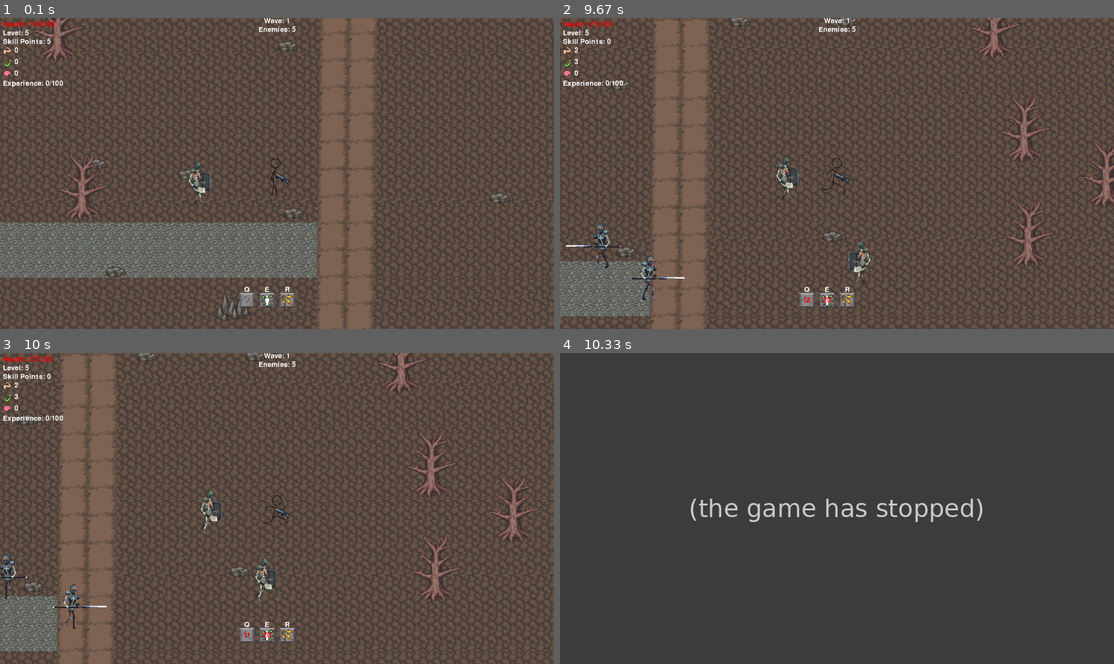
Above: before the commit, frames 1-4 (two rows, left to right).
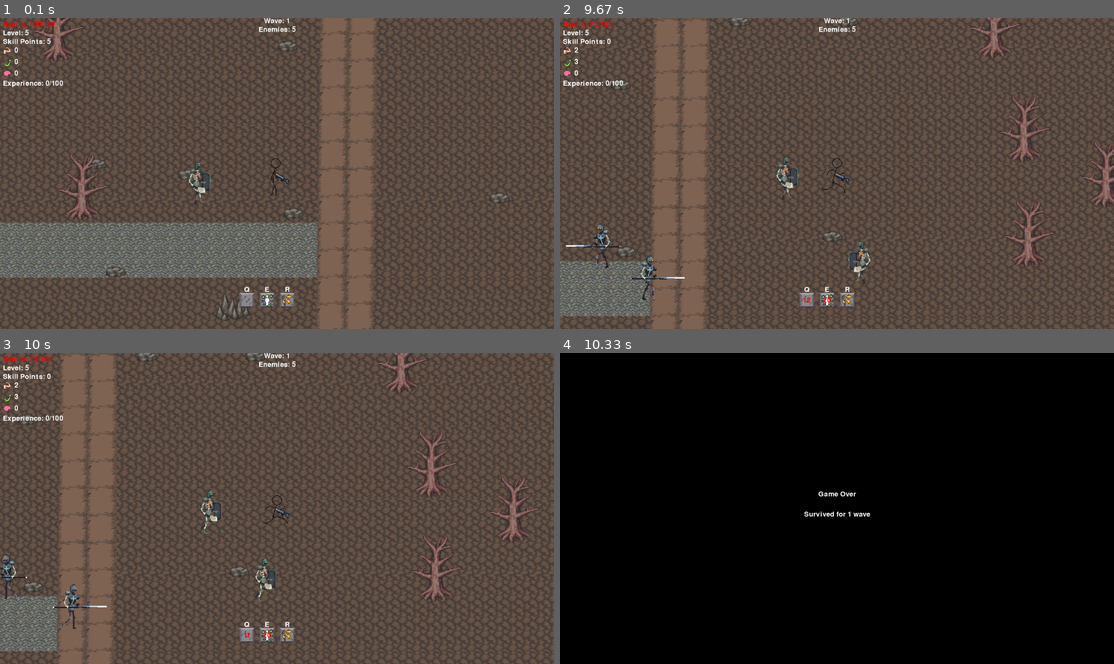
Above: after the commit, the same moments.

Repository: Flugerops/Down-to-the-roots-pygame
Game: pygame game, started from game.py
The game is run twice, just before and just after one commit, with the same random seed, the same clock (stepped at 60 frames per second) and the same inputs.
Inputs (mouse positions are in pixels of both pictures, inside the frame that each line leads up to):
- Up to frame 1 (0.1 s): no input
- Up to frame 2 (9.67 s): hold E 0.33-0.8 s; hold D 0.33-0.8 s; move the mouse to (814, 189) at 0.37 s; hold Q 0.83-1.3 s; hold D 0.83-1.3 s; move the mouse to (1014, 164) at 0.87 s; tap 2 at 0.98, 2.32, 3.72, 4.88, 6.45, 7.78, 9.12 s; click "Level: 5" at 1.38 s; hold D 1.67-2.13 s; move the mouse to (665, 126) at 1.7 s; tap 1 at 1.82, 3.15, 4.48, 5.95, 7.28, 8.68 s; hold W 2.17-2.47 s; move the mouse to (920, 64) at 2.2 s; hold D 2.5-2.97 s; move the mouse to (903, 201) at 2.53 s; tap 3 at 2.65, 4.05, 5.55, 6.95, 8.35, 9.52 s; hold A 3-3.53 s; move the mouse to (848, 67) at 3.03 s; hold S 3.57-3.87 s; move the mouse to (637, 164) at 3.6 s; hold A 3.9-4.3 s; move the mouse to (842, 207) at 3.93 s; hold W 4.33-4.7 s; move the mouse to (820, 120) at 4.37 s; hold D 4.73-5.37 s; move the mouse to (981, 223) at 4.77 s; hold S 5.4-5.77 s; move the mouse to (748, 70) at 5.43 s; hold A 5.8-6.27 s; move the mouse to (981, 145) at 5.83 s; hold D 6.3-6.77 s; move the mouse to (626, 105) at 6.33 s; hold W 6.8-7.1 s; move the mouse to (1036, 148) at 6.83 s; hold D 7.13-7.6 s; move the mouse to (953, 117) at 7.17 s; hold A 7.63-8.17 s; move the mouse to (1030, 235) at 7.67 s; hold S 8.2-8.5 s; move the mouse to (670, 67) at 8.23 s; hold A 8.53-8.93 s; move the mouse to (859, 161) at 8.57 s; hold W 8.97-9.33 s; move the mouse to (681, 207) at 9 s; hold D from 9.37 s (still down); move the mouse to (715, 117) at 9.4 s
- Up to frame 3 (10 s): keep holding D
- Up to frame 4 (10.33 s): release D at 10 s; hold S from 10.03 s (still down); move the mouse to (753, 598) at 10.07 s; tap 1 at 10.18 s

Frames 1-3 are identical in both runs. In frame 4, 100% of the frame differs, in the area x 0-100%, y 0-100%.
Before the commit the program exited at 10.18 s; later frames show no game.

Commit message:
sound update one step before the end

Diff:
--- a/entities/bullet.py
+++ b/entities/bullet.py
@@ -1,5 +1,5 @@
 from math import sin, cos, pi, atan2, degrees
-from pygame import sprite, image, Vector2, transform, key, K_w, K_s, K_d, K_a, Rect, mouse, time
+from pygame import sprite, image, Vector2, transform, key, K_w, K_s, K_d, K_a, Rect, mouse, time, mixer
 from layer import enemy_group, obstacles
 
 
--- a/entities/enemy.py
+++ b/entities/enemy.py
@@ -1,4 +1,4 @@
-from pygame import sprite, image, Vector2, transform
+from pygame import sprite, image, Vector2, transform, mixer
 from layer import all_sprites_group, enemy_group, Spritesheet, obstacles
 
 
@@ -6,7 +6,7 @@
     def __init__(self, pos, size: float, speed: float, w: int, h: int, sheet, delay, health, damage, player, exp, on_death=None) -> None:
         super().__init__(all_sprites_group, enemy_group)
         self.enemy_sprite = Spritesheet(sheet, 1, delay)
-        self.image = self.enemy_sprite.get_image(1, w, h, size, (0,0,0))
+        self.image = self.enemy_sprite.get_image(1, w, h, size, (0, 0, 0))
         self.rect = self.image.get_rect(center=pos)
         self.w = w
         self.h = h
@@ -22,8 +22,6 @@
         self.speed = speed
         self.on_death = on_death
         self.position = Vector2(pos)
-
-
 
     def chase_player(self, player):
         player_vector = Vector2(player.rect.center)
@@ -48,7 +46,6 @@
             self.position += self.velocity * 10
             self.rect.centerx = self.position.x
             self.rect.centery = self.position.y
-
 
         self.position += self.velocity
         self.rect.centerx = self.position.x
@@ -78,10 +75,10 @@
         elif self.velocity.x > 0 and self.flipped:
             self.flipped = False
 
-        self.image = self.enemy_sprite.play_animation(self.w, self.h, self.size, (0, 0, 0))
+        self.image = self.enemy_sprite.play_animation(
+            self.w, self.h, self.size, (0, 0, 0))
         if self.flipped:
             self.image = transform.flip(self.image, True, False)
             self.image.set_colorkey((0, 0, 0))
 
-
         self.chase_player(self.player)
--- a/entities/lightning.py
+++ b/entities/lightning.py
@@ -5,11 +5,11 @@
 class Lightning(sprite.Sprite):
     def __init__(self, mouse_x, mouse_y, intelligence) -> None:
         super().__init__()
-        self.sprite = Spritesheet(image.load("assets/effects/lightning_strike.png").convert_alpha(), 1, 30)
+        self.sprite = Spritesheet(image.load("assets/effects/lightning_strike.png").convert_alpha(), 1, 50)
         self.image = self.sprite.get_image(1, 104, 102, 5, (0, 0, 0))
         self.rect = self.image.get_rect(center=(mouse_x, mouse_y))
-        self.damage = intelligence * 10 + 20
-        self.lifetime = 15
+        self.damage = intelligence * 10 + 50
+        self.lifetime = 30
         self.hit_enemies = []
 
     def update(self):
--- a/entities/player.py
+++ b/entities/player.py
@@ -1,6 +1,6 @@
 from math import sqrt, degrees, atan2, pi
 from random import randint
-from pygame import sprite, image, Vector2, transform, key, K_w, K_s, K_d, K_a, K_1, K_2, K_3, K_q, K_r, K_e, Rect, mouse, mask, KEYUP, draw
+from pygame import sprite, image, Vector2, transform, key, K_w, K_s, K_d, K_a, K_1, K_2, K_3, K_q, K_r, K_e, Rect, mouse, mask, KEYUP, draw, mixer
 from settings import WIDTH, HEIGHT
 from layer import Spritesheet, bullet_group, all_sprites_group, obstacles, lightning_group
 from .bullet import Bullet
@@ -44,6 +44,9 @@
         self.points_cooldown = 0
         self.damage_cooldown = 0
         self.dead = False
+        self.bullet_sound = mixer.Sound("assets/sounds/bullet.mp3")
+        self.bullet_sound.set_volume(0.3)
+        self.hit_sound = mixer.Sound("assets/sounds/hit_sound.mp3")
 
     def move(self):
         keys = key.get_pressed()
@@ -150,6 +153,7 @@
                     bullet = Bullet(self.rect.centerx, self.rect.centery, 50, angle, 500, damage=self.damage)
                     bullet_group.add(bullet)
                     all_sprites_group.add(bullet)
+                    self.bullet_sound.play()
                 self.ability_cooldowns[key] = 1250
             case "r":
                 self.get_mouse_pos()
@@ -158,6 +162,8 @@
                 self.lightning = Lightning(mouse_x, mouse_y, self.intelligence)
                 lightning_group.add(self.lightning)
                 all_sprites_group.add(self.lightning)
+                lightning_sound = mixer.Sound("assets/sounds/lightning_strike.mp3")
+                lightning_sound.play()
                 self.ability_cooldowns[key] = 3600
             case "e":
                 heal_amount = self.intelligence * 5 + 10
@@ -165,6 +171,8 @@
                     self.health += heal_amount
                 else:
                     self.health = self.max_health
+                healsound = mixer.Sound("assets/sounds/healpop.mp3")
+                healsound.play()
                 self.ability_cooldowns[key] = 1800
 
 
@@ -193,6 +201,7 @@
             if self.health <= 0:
                 self.dead = True
             self.damage_cooldown = 20
+            self.hit_sound.play()
 
     def obstacle_check(self, dx, dy):
         new_pos = self.pos + Vector2(dx, dy)
@@ -214,6 +223,7 @@
             bullet_pos = self.pos
             self.get_mouse_pos()
             self.bullet = Bullet(bullet_pos[0], bullet_pos[1], 50, self.angle, 500, damage=self.damage)
+            self.bullet_sound.play()
             bullet_group.add(self.bullet)
             all_sprites_group.add(self.bullet)
 
--- a/game.py
+++ b/game.py
@@ -10,6 +10,7 @@
 class Game:
     def __init__(self):
         pygame.init()
+        self.font = pygame.font.Font(None, 36)
         self.screen = pygame.display.set_mode((WIDTH, HEIGHT))
         pygame.display.set_caption("Down to the roots")
         self.clock = pygame.time.Clock()
@@ -31,6 +32,11 @@
         self.enemy_wave = 1
         self.enemies_per_wave = 5
         self.living_enemies = 0
+        self.running = True
+        self.background_music = pygame.mixer.Sound("assets/sounds/background_music.mp3")
+        self.background_music.play(-1)
+        self.background_music.set_volume(0.3)
+        self.wave_sound = pygame.mixer.Sound("assets/sounds/new_wave.mp3")
 
     def enemy_kill(enemy):
         game.living_enemies -= 1
@@ -39,7 +45,8 @@
         hound_image = pygame.image.load("assets/enemies/hound_run.png")
         armored_skeleton = pygame.image.load(
             "assets/enemies/armored_skeleton.png")
-        shield_skeleton = pygame.image.load("assets/enemies/shield_skeleton.png")
+        shield_skeleton = pygame.image.load(
+            "assets/enemies/shield_skeleton.png")
         for i in range(self.enemies_per_wave):
             enemy_type = randint(0, 2)
             if enemy_type == 0:
@@ -54,12 +61,29 @@
 
         self.living_enemies = self.enemies_per_wave
 
+    def game_over(self):
+        self.background_music.stop()
+        text = self.font.render("Game Over", True, (255, 255, 255))
+        waves_text = self.font.render(
+            f"Survived for {self.enemy_wave} wave", True, (255, 255, 255))
+        text_rect = text.get_rect(center=(WIDTH/2, HEIGHT/2 - 50))
+        waves_rect = waves_text.get_rect(center=(WIDTH/2, HEIGHT/2 + 20))
+
+        for sprite in all_sprites_group:
+            sprite.kill()
+
+        self.screen.fill((0, 0, 0))
+        self.screen.blit(text, text_rect)
+        self.screen.blit(waves_text, waves_rect)
+
     def update(self):
         keys = pygame.key.get_pressed()
         for event in pygame.event.get():
             if event.type == pygame.QUIT:
                 pygame.quit()
+                self.running = False
                 exit()
+
         self.camera.custom_draw(player=self.player, screen=self.screen)
         self.player.handle_weapons(self.screen)
         all_sprites_group.update()
@@ -67,13 +91,15 @@
         if self.living_enemies == 0:
             self.enemy_wave += 1
             self.enemies_per_wave += 2
+            self.wave_sound.play()
             self.spawn_enemies()
         if self.player.dead:
-            exit()
+            self.game_over()
 
     def run(self):
         self.spawn_enemies()
-        while True:
+        while self.running:
+
             self.update()
             pygame.display.update()
             self.clock.tick(FPS)
Not shown, added: assets/sounds/background_music.mp3
Not shown, added: assets/sounds/bullet.mp3
Not shown, added: assets/sounds/bullet2.wav
Not shown, added: assets/sounds/healpop.mp3
Not shown, added: assets/sounds/hit_sound.mp3
Not shown, added: assets/sounds/lightning_strike.mp3
Not shown, added: assets/sounds/new_wave.mp3
